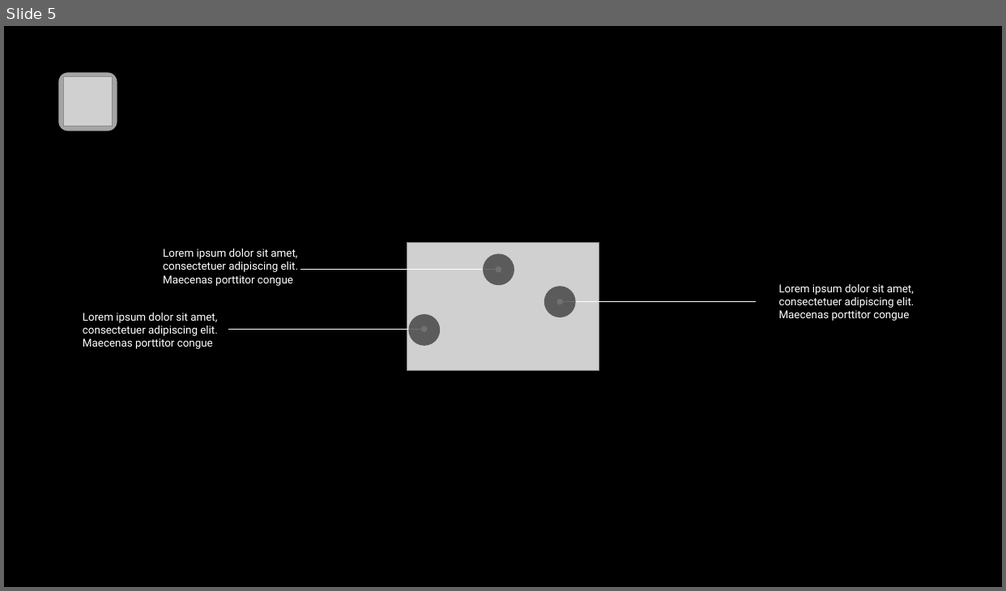
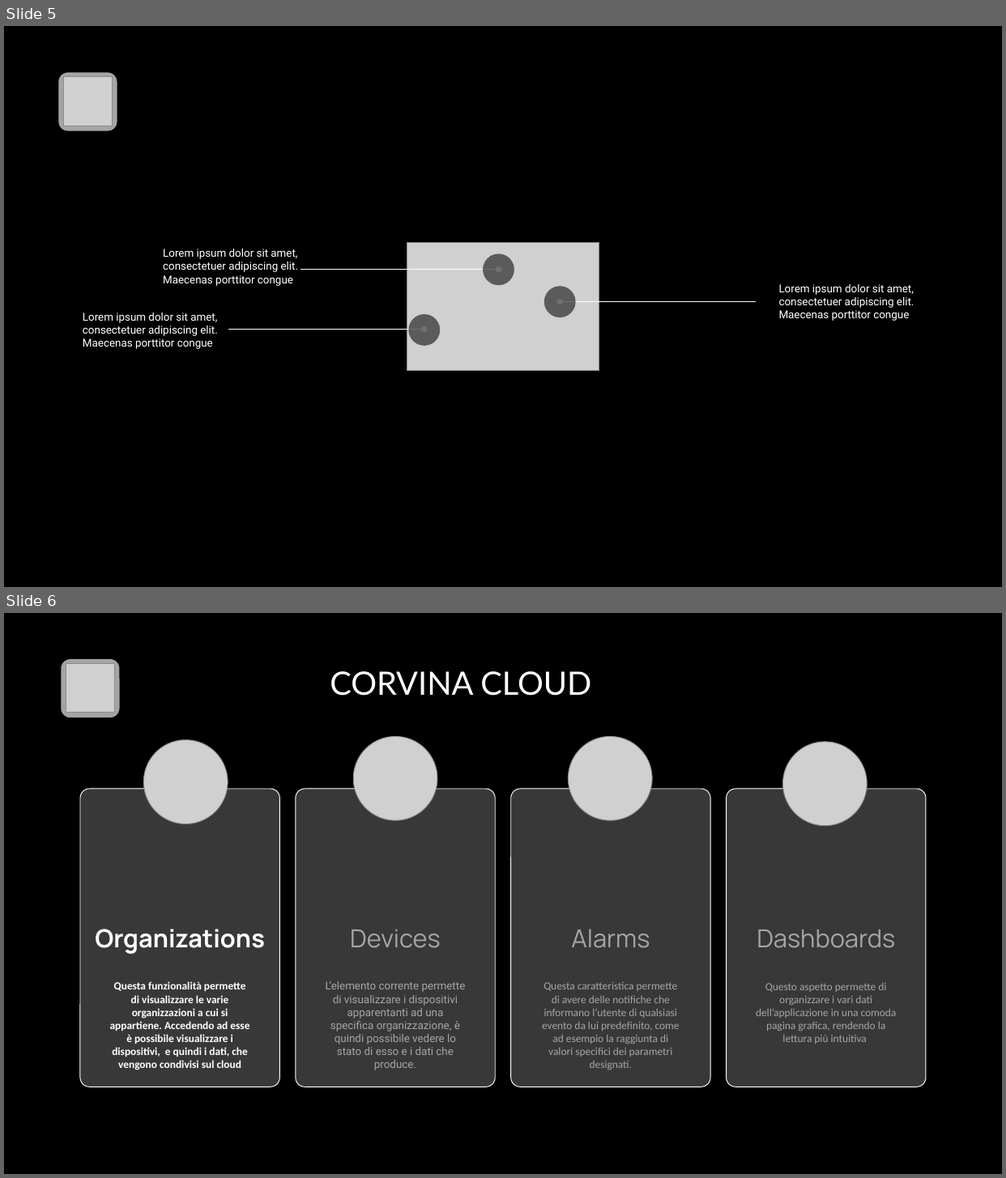
Before and after one commit to Corvina-project/CorvinaProject, a slide deck: presentazione.pptx. Shown one above the other, each under a label of ours: slide 5 before the commit, slides 5 and 6 after it. The pictures are 1006x591 and 1006x1178 pixels, drawn with LibreOffice and Linux fonts; fonts in the diff are those of the drawing; grey boxes stand for pictures; background and template pictures are left out. Boxes give left, top, right and bottom in pixels: in the first picture for what was removed or moved away, otherwise in the second. Text is boxed around its words. In the diff, an @@ line names an element or a change of style, - is before the commit and + after.

Commit message:
Presentazione

```diff
--- a/presentazione.pptx
+++ b/presentazione.pptx
@@ slide 6 added at <box>4,613,1002,1174</box>, background #000000 @@
@@ rounded rectangle added at <box>61,659,119,717</box>, fill #A5A5A5 @@
@@ picture added at <box>66,664,115,713</box> @@
@@ text added at <box>330,671,591,696</box>, 31 pt, text #FFFFFF @@
+CORVINA CLOUD
@@ picture added at <box>144,740,228,824</box> @@
@@ picture added at <box>354,736,437,820</box> @@
@@ picture added at <box>569,736,652,820</box> @@
@@ picture added at <box>783,742,867,825</box> @@
@@ rounded rectangle added at <box>80,789,280,1088</box>, fill #FFFFFF at 22% opacity, outline #FFFFFF 0.75 pt @@
@@ rounded rectangle added at <box>296,789,495,1088</box>, fill #FFFFFF at 22% opacity, outline #FFFFFF 0.75 pt @@
@@ rounded rectangle added at <box>511,789,710,1088</box>, fill #FFFFFF at 22% opacity, outline #FFFFFF 0.75 pt @@
@@ rounded rectangle added at <box>727,789,927,1088</box>, fill #FFFFFF at 22% opacity, outline #FFFFFF 0.75 pt @@
@@ text added at <box>95,929,265,954</box>, 24 pt, text #FFFFFF, bold @@
+Organizations
@@ text added at <box>350,930,441,948</box>, 24 pt, text #A5A5A5 @@
+Devices
@@ text added at <box>571,929,650,948</box>, 24 pt, text #A5A5A5 @@
+Alarms
@@ text added at <box>756,930,895,948</box>, 24 pt, text #A5A5A5 @@
+Dashboards
@@ text added at <box>110,982,249,1071</box>, 10.5 pt, text #FFFFFF, bold @@
+Questa funzionalità permette di visualizzare le varie organizzazioni a cui si appartiene. Accedendo ad esse è possibile visualizzare i dispositivi, e quindi i dati, che vengono condivisi sul cloud
@@ text added at <box>326,982,466,1071</box>, 10.5 pt, text #A5A5A5 @@
+L’elemento corrente permette di visualizzare i dispositivi apparentanti ad una specifica organizzazione, è quindi possibile vedere lo stato di esso e i dati che produce.
@@ text added at <box>542,982,680,1070</box>, 10.5 pt, text #A5A5A5 @@
+Questa caratteristica permette di avere delle notifiche che informano l’utente di qualsiasi evento da lui predefinito, come ad esempio la raggiunta di valori specifici dei parametri designati.
@@ text added at <box>756,983,897,1044</box>, 10.5 pt, text #A5A5A5 @@
+Questo aspetto permette di organizzare i vari dati dell’applicazione in una comoda pagina grafica, rendendo la lettura più intuitiva
```
Also in this commit, not shown: 8 other slides added, 9 slides removed.
